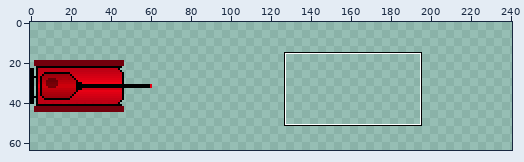
One commit to this sprite sheet: big war - the origin of the war/img/enemy_0.png. Above: a wide view before the commit, with the close-up outlined.
Close-up. First the earlier version:
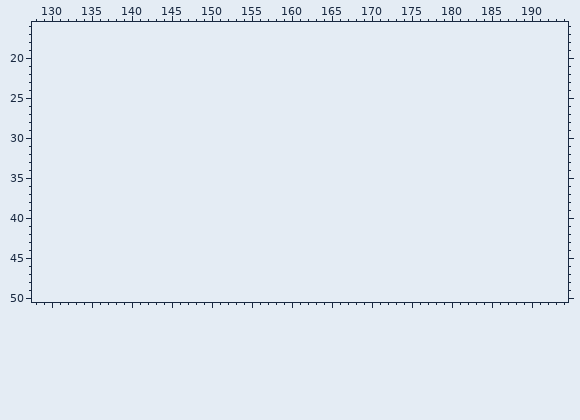
The file is 64x64 pixels. Colours within 5 levels of each other are drawn and written as one. Shown: x 128..194, y 16..50. The old version is drawn lined up with the new one, on the new canvas. The wide view leaves out empty margins. The commit also changed other parts of the picture, which this record leaves out.
New version:
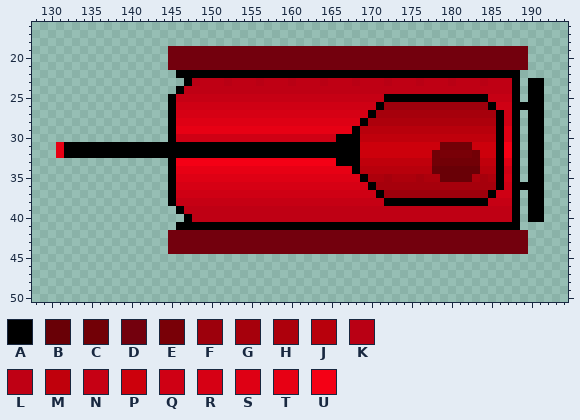
Palette (. is transparent): A #000000  B #690006  C #720006  D #73000d  E #790007  F #9d000c  G #a6000c  H #ad000c  J #b8000c  K #b90014  L #bf0014  M #c0000c  N #c60014  P #cd000c  Q #cf0014  R #d60014  S #de0014  T #e70014  U #f40015
What changed:
canvas 64x64 -> 256x64
y 19..21: x 145..189 ............................................. -> DDDDDDDDDDDDDDDDDDDDDDDDDDDDDDDDDDDDDDDDDDDDD
y 22: x 146..188 ........................................... -> AAAAAAAAAAAAAAAAAAAAAAAAAAAAAAAAAAAAAAAAAAA
y 23: x 147..188 .......................................... -> AKLLLKLLLKLLLKLLLKLLLKLLLKLLLKLLLKLLLKLLLA; x 190..191 .. -> AA
y 24: x 146..188 ........................................... -> ALLLLLLLLLLLLLLLLLLLLLLLLLLLLLLLLLLLLLLLLLA; x 190..191 .. -> AA
y 25: x 145..188 ............................................ -> ANNNNNNNNNNNNNNNNNNNNNNNNNNAAAAAAAAAAAAANNNA; x 190..191 .. -> AA
y 26: x 145..191 ............................................... -> AQQQQQQQQQQQQQQQQQQQQQQQQQAFFFFFFFFFFFFFAQQAAAA
y 27: x 145..188 ............................................ -> ARRRRRRRRRRRRRRRRRRRRRRRRAGGGGGGGGGGGGGGGAQA; x 190..191 .. -> AA
y 28: x 145..188 ............................................ -> ASSSSSSSSSSSSSSSSSSSSSSSAHHHHHHHHHHHHHHHHAQA; x 190..191 .. -> AA
y 29: x 145..188 ............................................ -> ATTTTTTTTTTTTTTTTTTTTTTAJJJJJJJJJJJJJJJJJASA; x 190..191 .. -> AA
y 30: x 145..188 ............................................ -> AQQQQQQQQQQQQQQQQQQQQAAAMMMMMMMMMMMMMMMMMASA; x 190..191 .. -> AA
y 31: x 131..188 .......................................................... -> TAAAAAAAAAAAAAAAAAAAAAAAAAAAAAAAAAAAAAPPPPPPPPPPCCCCPPPAUA; x 190..191 .. -> AA
y 32: x 131..188 .......................................................... -> TAAAAAAAAAAAAAAAAAAAAAAAAAAAAAAAAAAAAAPPPPPPPPPCEEEECPPAUA; x 190..191 .. -> AA
y 33: x 145..188 ............................................ -> AUUUUUUUUUUUUUUUUUUUUAAAMMMMMMMMMCCCCCCMMASA; x 190..191 .. -> AA
y 34: x 145..188 ............................................ -> ATTTTTTTTTTTTTTTTTTTTTTAJJJJJJJJJBBBBBBJJAQA; x 190..191 .. -> AA
y 35: x 145..188 ............................................ -> ASSSSSSSSSSSSSSSSSSSSSSSAHHGHHHGHHBBBBHGHARA; x 190..191 .. -> AA
y 36: x 145..191 ............................................... -> ARRRRRRRRRRRRRRRRRRRRRRRRAGGGGGGGGGGGGGGGAQAAAA
y 37: x 145..188 ............................................ -> AQQQQQQQQQQQQQQQQQQQQQQQQQAFFFFFFFFFFFFFAQQA; x 190..191 .. -> AA
y 38: x 145..188 ............................................ -> ANNNNNNNNNNNNNNNNNNNNNNNNNNAAAAAAAAAAAAANNNA; x 190..191 .. -> AA
y 39: x 146..188 ........................................... -> ALLLLLLLLLLLLLLLLLLLLLLLLLLLLLLLLLLLLLLLLLA; x 190..191 .. -> AA
y 40: x 147..188 .......................................... -> ALLLLLLLLLLLLLLLLLLLLLLLLLLLLLLLLLLLLLLLLA; x 190..191 .. -> AA
y 41: x 146..188 ........................................... -> AAAAAAAAAAAAAAAAAAAAAAAAAAAAAAAAAAAAAAAAAAA
y 42..44: x 145..189 ............................................. -> DDDDDDDDDDDDDDDDDDDDDDDDDDDDDDDDDDDDDDDDDDDDD
Pixel boxes of the changes (left, top, right, bottom) in both close-ups:
added: (56, 46, 544, 254)
